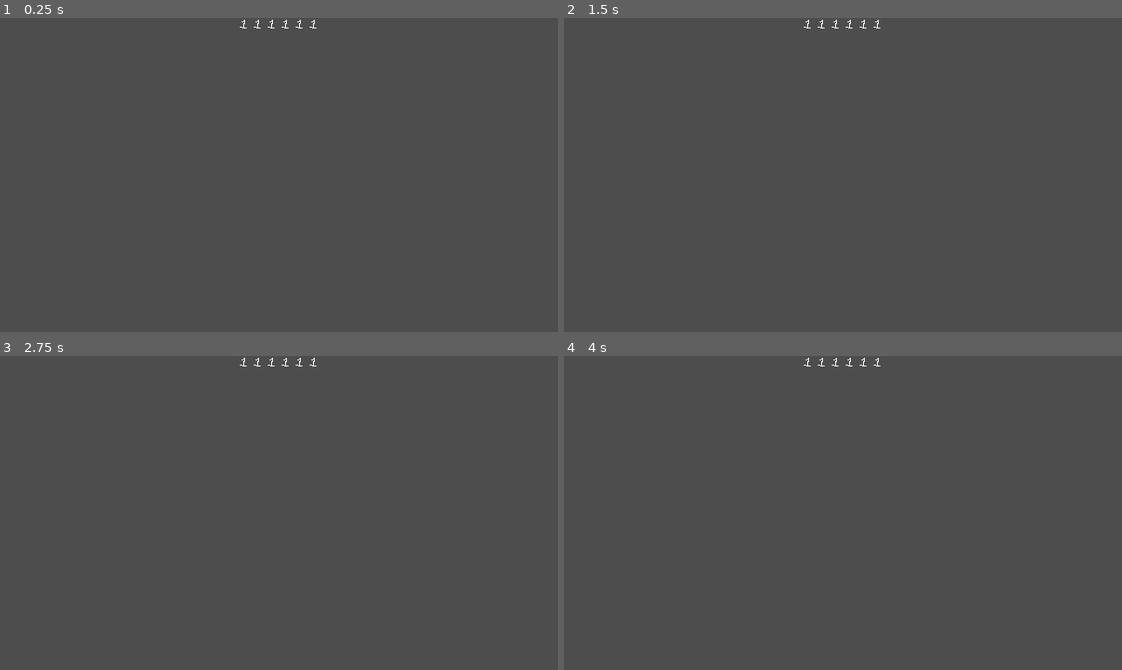
Above: before the commit, frames 1-4 (two rows, left to right).
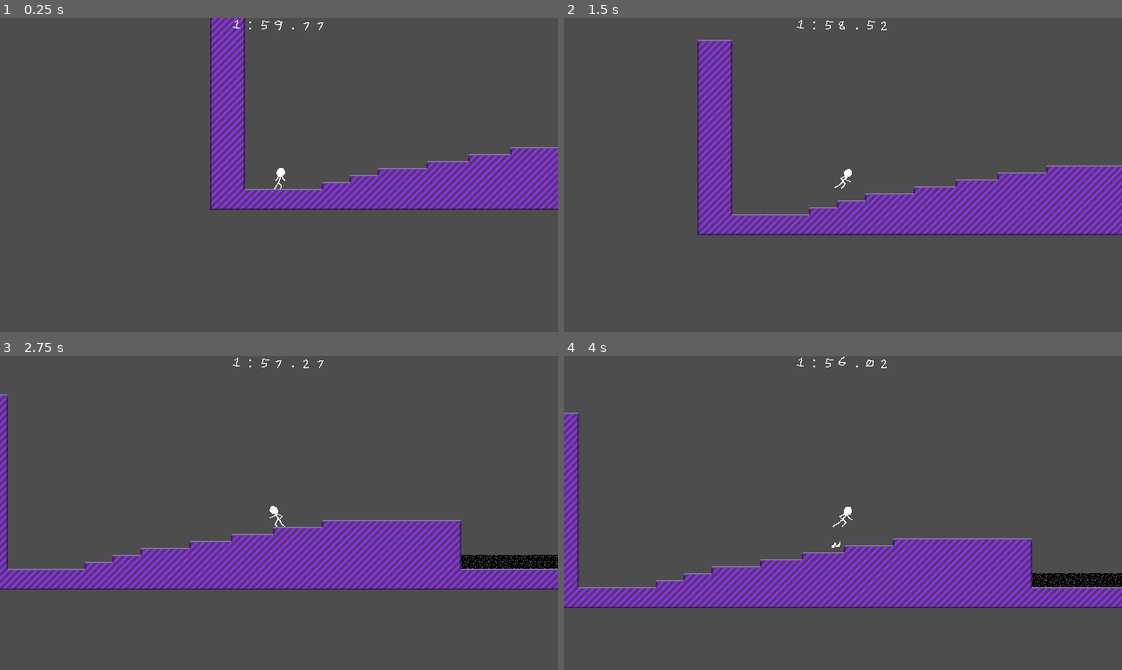
Above: after the commit, the same moments.

Repository: ncssm-mor-NyE9DoBlxs3M/platformer
Game: Godot game, scene res://Main.tscn
Two runs of this game, one before a commit and one after it. Both use one fixed random seed, a clock stepped at 60 frames per second and the inputs below.
Inputs:
- Up to frame 1 (0.25 s): no input
- Up to frame 2 (1.5 s): hold Right (right) from 0.53 s (still down); tap Z (jump) at 0.77 s
- Up to frame 3 (2.75 s): tap Z (jump) at 1.52 s; release Right (right) at 2.03 s; hold Left (left) from 2.03 s (still down)
- Up to frame 4 (4 s): release Left (left) at 2.78 s; hold Right (right) from 2.78 s (still down); tap Z (jump) at 3.02, 3.77 s

The runs differ from the first frame. In frame 1, 11% of the frame differs, in the area x 37-100%, y 0-62%; in frame 2, 14%; in frame 3, 16%; in frame 4, 16%, in the area x 0-100%, y 0-81%.
Error before the commit: Cannot call method 'instantiate' on a null value. (res://main.gd:4)

Commit message:
merge resolved (actually)

Diff:
--- a/levels/Test.tscn
+++ b/levels/Test.tscn
@@ -5,6 +5,7 @@
 [ext_resource type="Texture2D" uid="uid://bgwnetgji26s" path="res://assets/darkness.png" id="3_vub2e"]
 [ext_resource type="PackedScene" uid="uid://d2la8or3pq5np" path="res://Player.tscn" id="4_tqj0n"]
 [ext_resource type="AudioStream" uid="uid://b8x6toeasf0qx" path="res://assets/placeholder_music.wav" id="5_sdgsj"]
+[ext_resource type="PackedScene" path="res://checkpoint.tscn" id="6_yqpgv"]
 
 [sub_resource type="TileSetAtlasSource" id="TileSetAtlasSource_8tn2x"]
 texture = ExtResource("2_yqpgv")
@@ -427,10 +428,8 @@
 stream = ExtResource("5_sdgsj")
 autoplay = true
 
-[node name="Area2D" parent="." unique_id=1155142488 instance=ExtResource("5_aq4fw")]
-position = Vector2(1523, -188)
-scale = Vector2(0.08000002, 0.08000002)
-collision_layer = 0
-collision_mask = 128
+[node name="Area2D" parent="." unique_id=1155142488 instance=ExtResource("6_yqpgv")]
+position = Vector2(1447, -199.99998)
+scale = Vector2(0.13437545, 0.13437545)
 
 [connection signal="body_entered" from="Area2D" to="Player" method="_on_area_2d_body_entered"]
